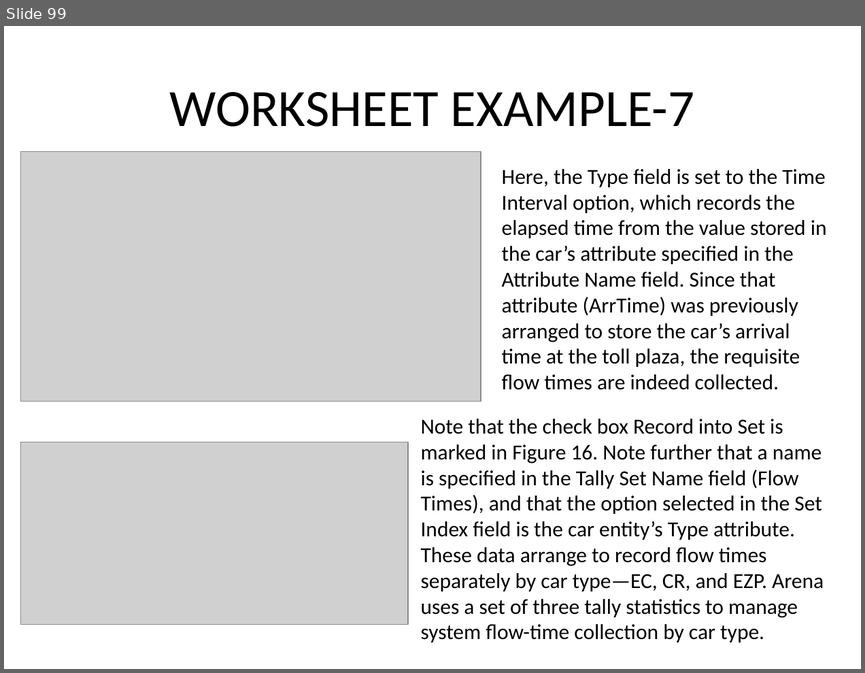
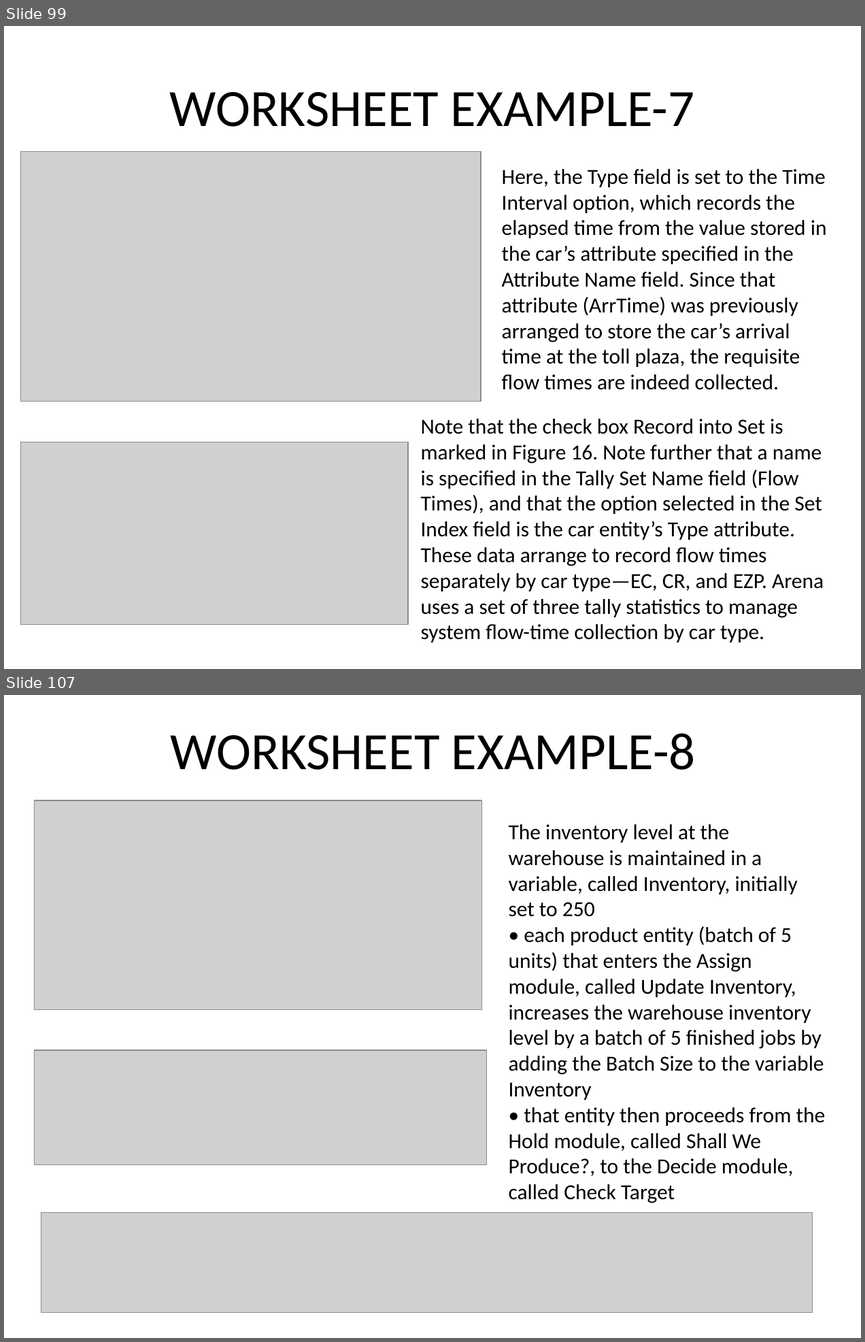
Before and after one commit to maeyler/Simulation, a slide deck: Simulation Works/QUESTIONS.pptx. Shown one above the other, each under a label of ours: slide 99 before the commit, slides 99 and 107 after it; the slides between them are not shown. The pictures are 865x673 and 865x1342 pixels, drawn with LibreOffice and Linux fonts; fonts in the diff are those of the drawing; grey boxes stand for pictures. Boxes give left, top, right and bottom in pixels: in the first picture for what was removed or moved away, otherwise in the second. Text is boxed around its words. In the diff, an @@ line names an element or a change of style, - is before the commit and + after.

```diff
--- a/Simulation Works/QUESTIONS.pptx
+++ b/Simulation Works/QUESTIONS.pptx
@@ slide 107 added at (4, 695, 861, 1338), background #FFFFFF @@
@@ title added at (171, 733, 696, 770), 44 pt, text #000000 @@
+WORKSHEET EXAMPLE-8
@@ picture added at (34, 800, 481, 1009) @@
@@ text added at (509, 824, 825, 1203), 18 pt, text #000000 @@
+The inventory level at the warehouse is maintained in a variable, called Inventory, initially set to 250
+• each product entity (batch of 5 units) that enters the Assign module, called Update Inventory, increases the warehouse inventory level by a batch of 5 finished jobs by adding the Batch Size to the variable Inventory
+• that entity then proceeds from the Hold module, called Shall We Produce?, to the Decide module, called Check Target
@@ picture added at (34, 1050, 486, 1164) @@
@@ picture added at (41, 1212, 812, 1312) @@
```
Also in this commit, not shown: 14 other slides added, 2 other files.
